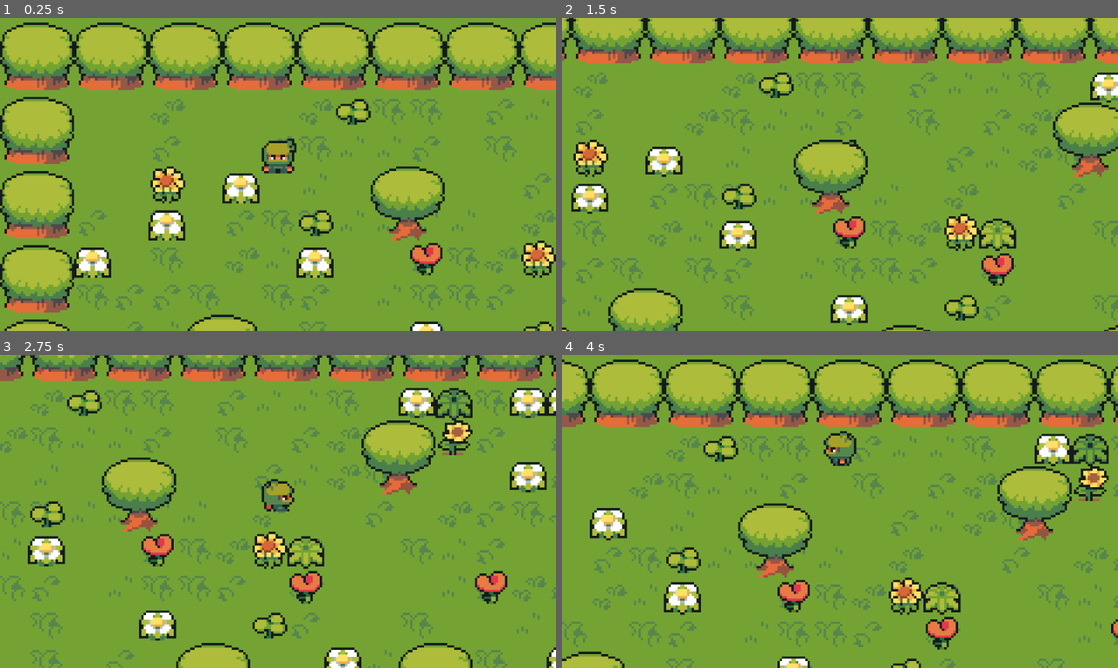
Above: before the commit, frames 1-4 (two rows, left to right).
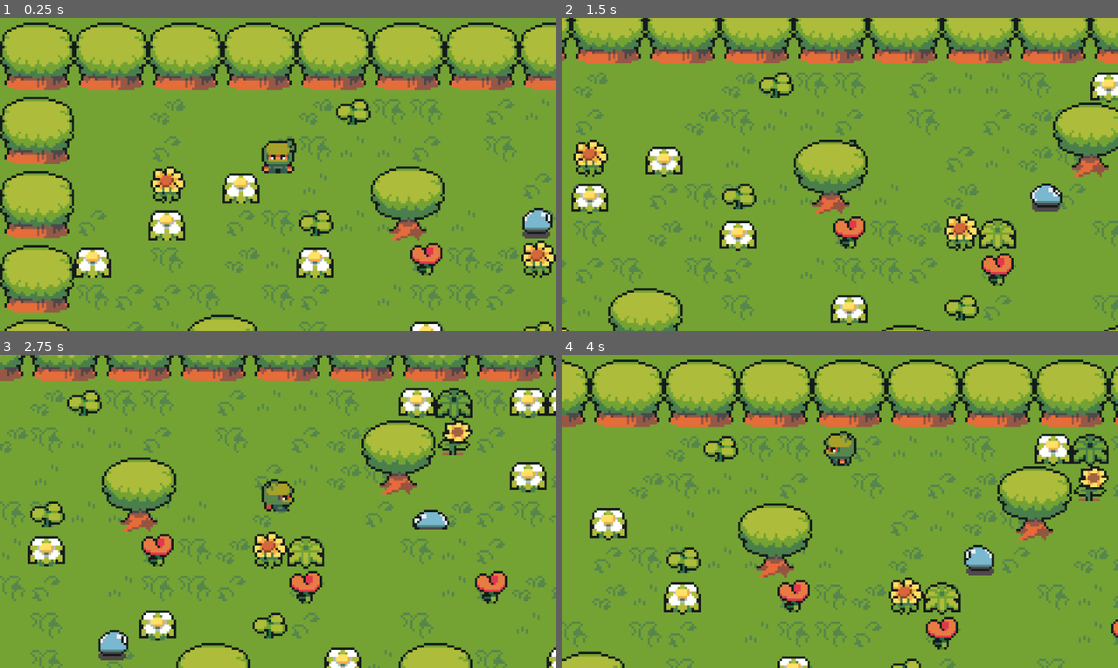
Above: after the commit, the same moments.

Repository: kr3llian/godot-arpg-test
Game: Godot game, scene res://scenes/world.tscn
Same seed, same stepped clock (60 frames per second), same inputs: the game is played once before the commit and once after it.
Inputs:
- Up to frame 1 (0.25 s): no input
- Up to frame 2 (1.5 s): hold Right (ui_right) 0.53-1.28 s; hold Shift 0.53-1.28 s; hold Down (ui_down) from 1.28 s (still down); tap Shift at 1.35 s
- Up to frame 3 (2.75 s): release Down (ui_down) at 2.03 s; hold Right (ui_right) from 2.03 s (still down); hold Shift from 2.03 s (still down)
- Up to frame 4 (4 s): release Right (ui_right) at 2.78 s; release Shift at 2.78 s; hold Up (ui_up) 2.78-3.53 s; tap Shift at 2.85 s; hold Left (ui_left) from 3.53 s (still down); hold Shift from 3.53 s (still down)

The runs differ from the first frame. In frame 1, 0.5% of the frame differs, in the area x 93-100%, y 60-71%; in frame 2, 0.4%; in frame 3, 0.8%, in the area x 17-81%, y 49-98%; in frame 4, 0.5%.

Commit message:
added slimes and hitboxes

Diff:
--- /dev/null
+++ b/enemies/slime.gd
@@ -0,0 +1,48 @@
+extends CharacterBody2D
+
+@export var speed = 35
+@export var limit = 0.5
+@export var endPoint: Marker2D
+
+@onready var animations = $AnimationPlayer
+
+var startPosition
+var endPosition
+
+func _ready() -> void:
+	startPosition = position
+	endPosition = endPoint.global_position
+
+func changeDirection():
+	var tempEnd = endPosition
+	endPosition = startPosition
+	startPosition = tempEnd
+
+func updateVelocity():
+	var moveDirection = (endPosition - position)
+	if moveDirection.length() < limit:
+		changeDirection()
+
+	velocity = moveDirection.normalized()*speed
+
+func updateAnimation():
+	if velocity.length() == 0 and animations.is_playing():
+		animations.stop()
+	else:
+		var direction = "Down"
+		if velocity.x < 0: direction = "Left"
+		elif velocity.x > 0: direction = "Right"
+		elif velocity.y < 0: direction = "Up"
+
+		animations.play("move" + direction)
+
+func handleCollision():
+	for i in get_slide_collision_count():
+		var collision = get_slide_collision(i)
+		var collider = collision.get_collider()
+
+func _physics_process(delta: float) -> void:
+	updateVelocity()
+	move_and_slide()
+	handleCollision()
+	updateAnimation()
--- /dev/null
+++ b/enemies/slime.tscn
@@ -0,0 +1,252 @@
+[gd_scene load_steps=11 format=3 uid="uid://c3s2wwi56o75g"]
+
+[ext_resource type="Texture2D" uid="uid://o1pwse7qg52o" path="res://art/Slime.png" id="1_6ftag"]
+[ext_resource type="Script" uid="uid://dmjn38pm468yd" path="res://enemies/slime.gd" id="1_qtm3c"]
+
+[sub_resource type="CapsuleShape2D" id="CapsuleShape2D_qtm3c"]
+radius = 4.0
+height = 16.0
+
+[sub_resource type="Animation" id="Animation_0wa70"]
+length = 0.001
+tracks/0/type = "value"
+tracks/0/imported = false
+tracks/0/enabled = true
+tracks/0/path = NodePath("Sprite2D:frame_coords")
+tracks/0/interp = 1
+tracks/0/loop_wrap = true
+tracks/0/keys = {
+"times": PackedFloat32Array(0),
+"transitions": PackedFloat32Array(1),
+"update": 1,
+"values": [Vector2i(0, 0)]
+}
+tracks/1/type = "value"
+tracks/1/imported = false
+tracks/1/enabled = true
+tracks/1/path = NodePath("hitbox/CollisionShape2D:position")
+tracks/1/interp = 1
+tracks/1/loop_wrap = true
+tracks/1/keys = {
+"times": PackedFloat32Array(0),
+"transitions": PackedFloat32Array(1),
+"update": 0,
+"values": [Vector2(0, -5)]
+}
+tracks/2/type = "value"
+tracks/2/imported = false
+tracks/2/enabled = true
+tracks/2/path = NodePath("hitbox/CollisionShape2D:scale")
+tracks/2/interp = 1
+tracks/2/loop_wrap = true
+tracks/2/keys = {
+"times": PackedFloat32Array(0),
+"transitions": PackedFloat32Array(1),
+"update": 0,
+"values": [Vector2(1, 1)]
+}
+
+[sub_resource type="Animation" id="Animation_mks6d"]
+resource_name = "moveDown"
+step = 0.2
+tracks/0/type = "value"
+tracks/0/imported = false
+tracks/0/enabled = true
+tracks/0/path = NodePath("Sprite2D:frame_coords")
+tracks/0/interp = 1
+tracks/0/loop_wrap = true
+tracks/0/keys = {
+"times": PackedFloat32Array(0, 0.2, 0.4, 0.6),
+"transitions": PackedFloat32Array(1, 1, 1, 1),
+"update": 1,
+"values": [Vector2i(0, 0), Vector2i(0, 1), Vector2i(0, 2), Vector2i(0, 3)]
+}
+tracks/1/type = "value"
+tracks/1/imported = false
+tracks/1/enabled = true
+tracks/1/path = NodePath("hitbox/CollisionShape2D:position")
+tracks/1/interp = 1
+tracks/1/loop_wrap = true
+tracks/1/keys = {
+"times": PackedFloat32Array(0, 0.2, 0.4, 0.6),
+"transitions": PackedFloat32Array(1, 1, 1, 1),
+"update": 1,
+"values": [Vector2(0, -5), Vector2(0, -8.5), Vector2(1.59162e-12, -8), Vector2(0, -5)]
+}
+tracks/2/type = "value"
+tracks/2/imported = false
+tracks/2/enabled = true
+tracks/2/path = NodePath("hitbox/CollisionShape2D:scale")
+tracks/2/interp = 1
+tracks/2/loop_wrap = true
+tracks/2/keys = {
+"times": PackedFloat32Array(0, 0.2, 0.4, 0.6),
+"transitions": PackedFloat32Array(1, 1, 1, 1),
+"update": 1,
+"values": [Vector2(1.3, 1), Vector2(1.8, 0.8), Vector2(1.7, 0.8), Vector2(1.3, 0.9)]
+}
+
+[sub_resource type="Animation" id="Animation_w8rxk"]
+resource_name = "moveLeft"
+step = 0.2
+tracks/0/type = "value"
+tracks/0/imported = false
+tracks/0/enabled = true
+tracks/0/path = NodePath("Sprite2D:frame_coords")
+tracks/0/interp = 1
+tracks/0/loop_wrap = true
+tracks/0/keys = {
+"times": PackedFloat32Array(0, 0.2, 0.4, 0.6),
+"transitions": PackedFloat32Array(1, 1, 1, 1),
+"update": 1,
+"values": [Vector2i(2, 0), Vector2i(2, 1), Vector2i(2, 2), Vector2i(2, 3)]
+}
+tracks/1/type = "value"
+tracks/1/imported = false
+tracks/1/enabled = true
+tracks/1/path = NodePath("hitbox/CollisionShape2D:position")
+tracks/1/interp = 1
+tracks/1/loop_wrap = true
+tracks/1/keys = {
+"times": PackedFloat32Array(0, 0.2, 0.4, 0.6),
+"transitions": PackedFloat32Array(1, 1, 1, 1),
+"update": 1,
+"values": [Vector2(0, -5), Vector2(-0.5, -8.5), Vector2(-0.11, -8.085), Vector2(-0.11, -4.725)]
+}
+tracks/2/type = "value"
+tracks/2/imported = false
+tracks/2/enabled = true
+tracks/2/path = NodePath("hitbox/CollisionShape2D:scale")
+tracks/2/interp = 1
+tracks/2/loop_wrap = true
+tracks/2/keys = {
+"times": PackedFloat32Array(0, 0.2, 0.4, 0.6),
+"transitions": PackedFloat32Array(1, 1, 1, 1),
+"update": 1,
+"values": [Vector2(1.3, 0.9), Vector2(1.74, 0.775), Vector2(1.595, 0.83), Vector2(1.255, 0.935)]
+}
+
+[sub_resource type="Animation" id="Animation_lqf61"]
+resource_name = "moveRight"
+step = 0.2
+tracks/0/type = "value"
+tracks/0/imported = false
+tracks/0/enabled = true
+tracks/0/path = NodePath("Sprite2D:frame_coords")
+tracks/0/interp = 1
+tracks/0/loop_wrap = true
+tracks/0/keys = {
+"times": PackedFloat32Array(0, 0.2, 0.4, 0.6),
+"transitions": PackedFloat32Array(1, 1, 1, 1),
+"update": 1,
+"values": [Vector2i(3, 0), Vector2i(3, 1), Vector2i(3, 2), Vector2i(3, 3)]
+}
+tracks/1/type = "value"
+tracks/1/imported = false
+tracks/1/enabled = true
+tracks/1/path = NodePath("hitbox/CollisionShape2D:position")
+tracks/1/interp = 1
+tracks/1/loop_wrap = true
+tracks/1/keys = {
+"times": PackedFloat32Array(0, 0.2, 0.4),
+"transitions": PackedFloat32Array(1, 1, 1),
+"update": 0,
+"values": [Vector2(0.08, -5.01), Vector2(0.51, -8.36), Vector2(0.055, -7.98)]
+}
+tracks/2/type = "value"
+tracks/2/imported = false
+tracks/2/enabled = true
+tracks/2/path = NodePath("hitbox/CollisionShape2D:scale")
+tracks/2/interp = 1
+tracks/2/loop_wrap = true
+tracks/2/keys = {
+"times": PackedFloat32Array(0, 0.2, 0.4),
+"transitions": PackedFloat32Array(1, 1, 1),
+"update": 0,
+"values": [Vector2(1.38, 0.965), Vector2(1.72, 0.8), Vector2(1.72, 0.855)]
+}
+
+[sub_resource type="Animation" id="Animation_xienu"]
+resource_name = "moveUp"
+step = 0.2
+tracks/0/type = "value"
+tracks/0/imported = false
+tracks/0/enabled = true
+tracks/0/path = NodePath("Sprite2D:frame_coords")
+tracks/0/interp = 1
+tracks/0/loop_wrap = true
+tracks/0/keys = {
+"times": PackedFloat32Array(0, 0.2, 0.4, 0.6),
+"transitions": PackedFloat32Array(1, 1, 1, 1),
+"update": 1,
+"values": [Vector2i(1, 0), Vector2i(1, 1), Vector2i(1, 2), Vector2i(1, 3)]
+}
+tracks/1/type = "value"
+tracks/1/imported = false
+tracks/1/enabled = true
+tracks/1/path = NodePath("hitbox/CollisionShape2D:position")
+tracks/1/interp = 1
+tracks/1/loop_wrap = true
+tracks/1/keys = {
+"times": PackedFloat32Array(0, 0.2, 0.4, 0.6),
+"transitions": PackedFloat32Array(1, 1, 1, 1),
+"update": 1,
+"values": [Vector2(0, -5.185), Vector2(0, -8.485), Vector2(0, -7.895), Vector2(0, -4.675)]
+}
+tracks/2/type = "value"
+tracks/2/imported = false
+tracks/2/enabled = true
+tracks/2/path = NodePath("hitbox/CollisionShape2D:scale")
+tracks/2/interp = 1
+tracks/2/loop_wrap = true
+tracks/2/keys = {
+"times": PackedFloat32Array(0, 0.2, 0.4, 0.6),
+"transitions": PackedFloat32Array(1, 1, 1, 1),
+"update": 1,
+"values": [Vector2(1.325, 0.95), Vector2(1.775, 0.815), Vector2(1.64, 0.815), Vector2(1.25, 0.955)]
+}
+
+[sub_resource type="AnimationLibrary" id="AnimationLibrary_5cuuu"]
+_data = {
+&"RESET": SubResource("Animation_0wa70"),
+&"moveDown": SubResource("Animation_mks6d"),
+&"moveLeft": SubResource("Animation_w8rxk"),
+&"moveRight": SubResource("Animation_lqf61"),
+&"moveUp": SubResource("Animation_xienu")
+}
+
+[sub_resource type="CapsuleShape2D" id="CapsuleShape2D_n1ijq"]
+radius = 3.33333
+height = 17.7778
+
+[node name="slime" type="CharacterBody2D"]
+collision_layer = 2
+collision_mask = 2
+script = ExtResource("1_qtm3c")
+speed = 30
+
+[node name="CollisionShape2D" type="CollisionShape2D" parent="."]
+visible = false
+z_index = 1
+position = Vector2(0, -5)
+rotation = 1.5708
+shape = SubResource("CapsuleShape2D_qtm3c")
+
+[node name="Sprite2D" type="Sprite2D" parent="."]
+position = Vector2(0, -7.5)
+scale = Vector2(1, 0.9375)
+texture = ExtResource("1_6ftag")
+hframes = 4
+vframes = 4
+
+[node name="AnimationPlayer" type="AnimationPlayer" parent="."]
+libraries = {
+&"": SubResource("AnimationLibrary_5cuuu")
+}
+
+[node name="hitbox" type="Area2D" parent="."]
+
+[node name="CollisionShape2D" type="CollisionShape2D" parent="hitbox"]
+position = Vector2(0, -5)
+rotation = 1.5708
+shape = SubResource("CapsuleShape2D_n1ijq")
--- a/player/player.gd
+++ b/player/player.gd
@@ -10,7 +10,7 @@
 	if Input.is_key_pressed(KEY_SHIFT):
 		currentSpeed += 30
 
-	velocity = moveDirection * currentSpeed
+	velocity = moveDirection.normalized() * currentSpeed
 
 func updateAnimation():
 	if velocity.length() == 0 and animations.is_playing():
@@ -21,10 +21,15 @@
 		elif velocity.x > 0: direction = "Right"
 		elif velocity.y < 0: direction = "Up"
 
-		animations.play("walk" + direction)
+		animations.play("move" + direction)
 	# print(velocity) # for debugging
 
 func _physics_process(delta: float) -> void:
 	handleInput()
 	move_and_slide()
 	updateAnimation()
+
+
+func _on_hitbox_area_entered(area: Area2D) -> void:
+	if area.name == "hitbox":
+		print_debug(area.get_parent().name)
--- a/player/player.tscn
+++ b/player/player.tscn
@@ -19,7 +19,7 @@
 }
 
 [sub_resource type="Animation" id="Animation_rkbax"]
-resource_name = "walkDown"
+resource_name = "moveDown"
 length = 0.8
 loop_mode = 1
 step = 0.2
@@ -37,7 +37,7 @@
 }
 
 [sub_resource type="Animation" id="Animation_qjkh3"]
-resource_name = "walkLeft"
+resource_name = "moveLeft"
 length = 0.8
 loop_mode = 1
 step = 0.2
@@ -55,7 +55,7 @@
 }
 
 [sub_resource type="Animation" id="Animation_g6k8r"]
-resource_name = "walkRight"
+resource_name = "moveRight"
 length = 0.8
 loop_mode = 1
 step = 0.2
@@ -73,7 +73,7 @@
 }
 
 [sub_resource type="Animation" id="Animation_yw30f"]
-resource_name = "walkUp"
+resource_name = "moveUp"
 length = 0.8
 loop_mode = 1
 step = 0.2
@@ -93,14 +93,17 @@
 [sub_resource type="AnimationLibrary" id="AnimationLibrary_boad6"]
 _data = {
 &"RESET": SubResource("Animation_g1dw6"),
-&"walkDown": SubResource("Animation_rkbax"),
-&"walkLeft": SubResource("Animation_qjkh3"),
-&"walkRight": SubResource("Animation_g6k8r"),
-&"walkUp": SubResource("Animation_yw30f")
+&"moveDown": SubResource("Animation_rkbax"),
+&"moveLeft": SubResource("Animation_qjkh3"),
+&"moveRight": SubResource("Animation_g6k8r"),
+&"moveUp": SubResource("Animation_yw30f")
 }
 
 [sub_resource type="RectangleShape2D" id="RectangleShape2D_rkbax"]
 size = Vector2(14, 4)
+
+[sub_resource type="RectangleShape2D" id="RectangleShape2D_g1dw6"]
+size = Vector2(12, 11)
 
 [node name="Player" type="CharacterBody2D"]
 z_index = 1
@@ -121,3 +124,12 @@
 [node name="CollisionShape2D" type="CollisionShape2D" parent="."]
 position = Vector2(0, -2)
 shape = SubResource("RectangleShape2D_rkbax")
+
+[node name="hitbox" type="Area2D" parent="."]
+collision_mask = 3
+
+[node name="CollisionShape2D" type="CollisionShape2D" parent="hitbox"]
+position = Vector2(0, -5.5)
+shape = SubResource("RectangleShape2D_g1dw6")
+
+[connection signal="area_entered" from="hitbox" to="." method="_on_hitbox_area_entered"]
--- a/project.godot
+++ b/project.godot
@@ -58,6 +58,11 @@
 ]
 }
 
+[layer_names]
+
+2d_physics/layer_1="player"
+2d_physics/layer_2="enemy"
+
 [rendering]
 
 textures/canvas_textures/default_texture_filter=0
--- a/scenes/world.tscn
+++ b/scenes/world.tscn
@@ -1,10 +1,11 @@
-[gd_scene load_steps=15 format=4 uid="uid://bdogp5s6elxc"]
+[gd_scene load_steps=16 format=4 uid="uid://bdogp5s6elxc"]
 
 [ext_resource type="PackedScene" uid="uid://c8gr3aaund1ef" path="res://player/player.tscn" id="1_nnsk1"]
 [ext_resource type="Texture2D" uid="uid://ck5robi77q5tm" path="res://art/TilesetFloor.png" id="2_rwgxs"]
 [ext_resource type="Texture2D" uid="uid://cai68mkvpac8n" path="res://art/TilesetNature.png" id="3_4wyf3"]
 [ext_resource type="Texture2D" uid="uid://bdp5e80eg21vn" path="res://art/animated flower.png" id="3_k0juu"]
 [ext_resource type="Script" uid="uid://ceh82jdkoni6x" path="res://camera/follow_cam.gd" id="5_71j4m"]
+[ext_resource type="PackedScene" uid="uid://c3s2wwi56o75g" path="res://enemies/slime.tscn" id="6_qfnet"]
 
 [sub_resource type="TileSetAtlasSource" id="TileSetAtlasSource_4wyf3"]
 texture = ExtResource("2_rwgxs")
@@ -1602,6 +1603,8 @@
 19:25/0 = 0
 
 [sub_resource type="TileSet" id="TileSet_k0juu"]
+physics_layer_0/collision_layer = 3
+physics_layer_0/collision_mask = 3
 terrain_set_0/mode = 0
 terrain_set_0/terrain_0/name = "sand"
 terrain_set_0/terrain_0/color = Color(0.209992, 0.39969, 0.602777, 1)
@@ -1995,7 +1998,8 @@
 4:2/0/physics_layer_0/polygon_0/points = PackedVector2Array(-7.82385, -13.3095, -5.84541, -18.1657, 6.92456, -20.8636, 7.46414, -32.7343, 13.5793, -37.5905, 30.8458, -37.5905, 37.5005, -33.9933, 38.5797, -20.1442, 49.9108, -18.3456, 53.8677, -15.288, 52.7885, 6.47491, -8, 8)
 
 [sub_resource type="TileSet" id="TileSet_qfnet"]
-physics_layer_0/collision_layer = 1
+physics_layer_0/collision_layer = 3
+physics_layer_0/collision_mask = 3
 sources/0 = SubResource("TileSetAtlasSource_71j4m")
 
 [sub_resource type="TileSetAtlasSource" id="TileSetAtlasSource_k0juu"]
@@ -2401,6 +2405,7 @@
 
 [sub_resource type="TileSet" id="TileSet_71j4m"]
 physics_layer_0/collision_layer = 0
+physics_layer_0/collision_mask = 3
 sources/0 = SubResource("TileSetAtlasSource_k0juu")
 sources/4 = SubResource("TileSetAtlasSource_qfnet")
 
@@ -2792,7 +2797,8 @@
 6:8/0/physics_layer_0/polygon_0/points = PackedVector2Array(0.0899277, 4.22668, 4.40654, -0.809364, 11.7807, -0.629505, 15.9175, 2.96767, 12.1405, 6.92456, 8, 5.12597, 1.5288, 8, 2.60795, 4.76626)
 
 [sub_resource type="TileSet" id="TileSet_4mrxx"]
-physics_layer_0/collision_layer = 1
+physics_layer_0/collision_layer = 3
+physics_layer_0/collision_mask = 3
 sources/0 = SubResource("TileSetAtlasSource_i7141")
 
 [node name="World" type="Node2D"]
@@ -2818,6 +2824,27 @@
 tile_map_data = PackedByteArray("AAAFAAkAAAAGAAgAAAAKAA4AAAAGAAgAAAAOAA0AAAAGAAgAAAAYAAsAAAAGAAgAAAAXAAUAAAAGAAgAAAARAAQAAAAGAAgAAAAMAAoAAAAGAAgAAAASAAoAAAAGAAgAAAAKAAUAAAAGAAgAAAA=")
 tile_set = SubResource("TileSet_4mrxx")
 
+[node name="slime" parent="." node_paths=PackedStringArray("endPoint") instance=ExtResource("6_qfnet")]
+position = Vector2(160, 144)
+endPoint = NodePath("Marker2D")
+
+[node name="Marker2D" type="Marker2D" parent="slime"]
+position = Vector2(16, 32)
+
+[node name="slime2" parent="." node_paths=PackedStringArray("endPoint") instance=ExtResource("6_qfnet")]
+position = Vector2(352, 152)
+endPoint = NodePath("Marker2D")
+
+[node name="Marker2D" type="Marker2D" parent="slime2"]
+position = Vector2(-24, 48)
+
+[node name="slime3" parent="." node_paths=PackedStringArray("endPoint") instance=ExtResource("6_qfnet")]
+position = Vector2(224, 96)
+endPoint = NodePath("Marker2D")
+
+[node name="Marker2D" type="Marker2D" parent="slime3"]
+position = Vector2(80, 0)
+
 [node name="Player" parent="." instance=ExtResource("1_nnsk1")]
 position = Vector2(120, 67)
 
Binary file added: art/Slime.png
Not shown, added: art/Slime.png.import
Not shown, added: enemies/slime.gd.uid
Not shown: 1 places in player/player.tscn that only renumber resources
